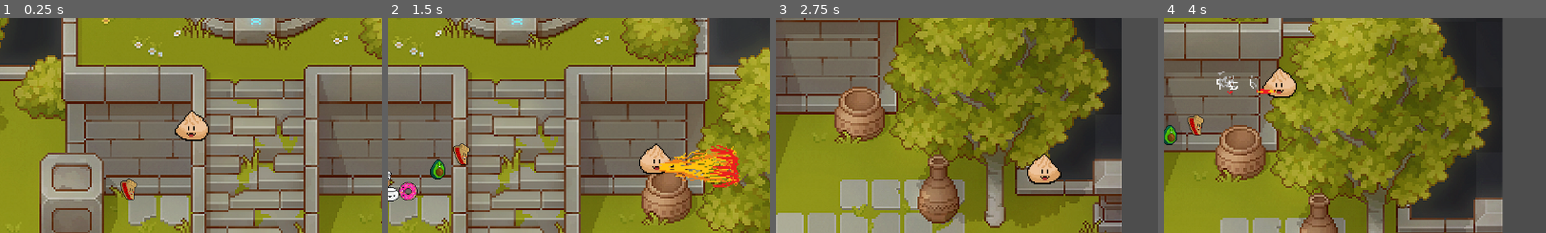
Above: before the commit, frames 1-4 (left to right).
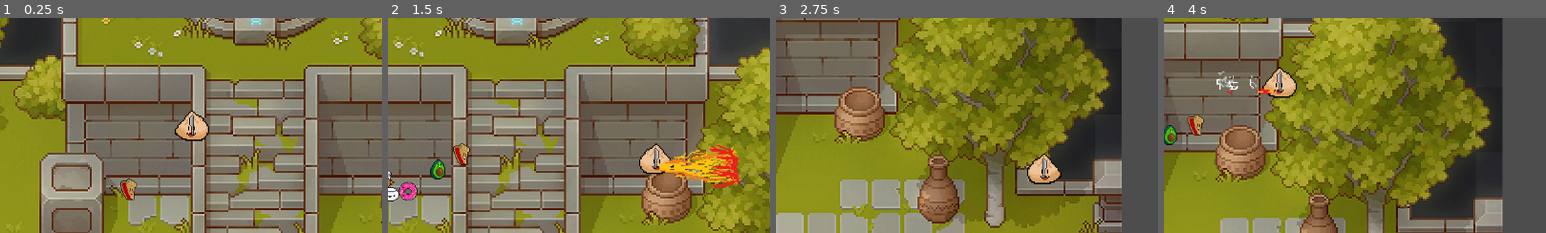
Above: after the commit, the same moments.

Repository: SteamedKoko/Gluttony
Game: Godot game, scene res://scenes/arena/arena.tscn
Same seed, same stepped clock (60 frames per second), same inputs: the game is played once before the commit and once after it.
Inputs:
- Up to frame 1 (0.25 s): no input
- Up to frame 2 (1.5 s): hold F (right) 0.53-1.28 s; hold J (dash) 0.53-1.28 s; hold Down (down) from 1.28 s (still down); tap J (dash) at 1.35 s
- Up to frame 3 (2.75 s): release Down (down) at 2.03 s; hold F (right) from 2.03 s (still down); hold J (dash) from 2.03 s (still down)
- Up to frame 4 (4 s): release F (right) at 2.78 s; release J (dash) at 2.78 s; hold Up (up) 2.78-3.53 s; tap J (dash) at 2.85 s; hold S (left) from 3.53 s (still down); hold J (dash) from 3.53 s (still down)
The pictures show only the part of the screen within x 25-75%, y 25-75%; the shares and areas given below are measured in that part.

The runs differ from the first frame. In frame 1, less than 0.1% of the frame differs, in the area x 49-51%, y 44-55%; in frame 2, less than 0.1%; in frame 3, less than 0.1%; in frame 4, less than 0.1%, in the area x 29-31%, y 24-35%.

Commit message:
sharp thingies

Diff:
--- a/entities/player/player.gd
+++ b/entities/player/player.gd
@@ -41,7 +41,6 @@
 	while current_exp >= next_level_experience:
 		current_level+=1
 		next_level_experience += pow(current_level, exp_scaling) + exp_per_level
-		print('current level ', current_level, ',current exp ', current_exp, ', next level ', next_level_experience)
 		leveled_up.emit()
 		health.take_max_health(max_health_lost_per_level)
 
@@ -51,13 +50,10 @@
 	if player_state == state.CHILLIN and dash_pressed and dash_cooldown_timer.is_stopped():
 		player_state = state.DASH
 		var direction = Input.get_vector("left", "right", "up", "down").normalized()
-		print(player_state)
-		print('dash')
 		velocity = direction * dash_velocity
 		dash_cooldown_timer.start()
 		await get_tree().create_timer(dash_timer_seconds).timeout
 		player_state = state.CHILLIN
-		print(player_state)
 
 func get_movement():
 	if player_state == state.CHILLIN:
@@ -83,7 +79,7 @@
 
 
 func _on_health_health_delpleted() -> void:
-	print('you ded')
+	pass
 	# queue_free()
 
 
--- a/entities/player/player.tscn
+++ b/entities/player/player.tscn
@@ -1,10 +1,11 @@
-[gd_scene load_steps=8 format=3 uid="uid://cetseqdkeuyvr"]
+[gd_scene load_steps=9 format=3 uid="uid://cetseqdkeuyvr"]
 
 [ext_resource type="Script" uid="uid://dbmggphqcyl8" path="res://entities/player/player.gd" id="1_abrql"]
 [ext_resource type="Texture2D" uid="uid://buj8jnnj66ub8" path="res://entities/player/sprites/v1_4frame3.png" id="1_symyc"]
 [ext_resource type="PackedScene" uid="uid://cy0ic1sihaot4" path="res://utils/hurt_box/hurt_box.tscn" id="3_sglur"]
 [ext_resource type="PackedScene" uid="uid://dtqtnwsjxg55d" path="res://utils/health/health.tscn" id="4_bls4j"]
 [ext_resource type="PackedScene" uid="uid://c66r3xjthspcv" path="res://entities/skills/fire.tscn" id="5_fkugw"]
+[ext_resource type="Script" uid="uid://bclmmp3h6fi8n" path="res://entities/skills/sharp_thingies/sharp_thingies.gd" id="6_8fjmc"]
 
 [sub_resource type="RectangleShape2D" id="RectangleShape2D_abrql"]
 size = Vector2(38, 21)
@@ -55,5 +56,9 @@
 position = Vector2(-69, 12)
 scale = Vector2(-2, 2)
 
+[node name="SharpThingies" type="Node2D" parent="."]
+script = ExtResource("6_8fjmc")
+metadata/_custom_type_script = "uid://bclmmp3h6fi8n"
+
 [connection signal="took_damage" from="HurtBox" to="." method="_on_hurt_box_took_damage"]
 [connection signal="health_delpleted" from="Health" to="." method="_on_health_health_delpleted"]
--- /dev/null
+++ b/entities/skills/sharp_thingies/sharp_thingies.gd
@@ -0,0 +1,30 @@
+class_name SharpThingies
+extends BaseSkill
+
+static var SHARP_THINGY_RESOURCES: Dictionary = {
+	SharpThingyOptions.KNOIFE: {"resource" = preload("res://entities/skills/sprites/knoife.png")},
+	SharpThingyOptions.FORK: {"resource" = preload("res://entities/skills/sprites/fork.png")},
+	SharpThingyOptions.SPORK: {"resource" = preload("res://entities/skills/sprites/spork.png")}
+}
+
+enum SharpThingyOptions {
+	KNOIFE,
+	FORK,
+	SPORK
+}
+
+var thingies: Array[SharpThingy] = []
+
+@onready var sharp_thingy_resource: PackedScene = preload("res://entities/skills/sharp_thingies/sharp_thingy.tscn")
+
+func _ready() -> void:
+	var thingy: SharpThingy = sharp_thingy_resource.instantiate()
+	print('prepping child')
+	thingy.sprite_resource = SHARP_THINGY_RESOURCES.get(SharpThingyOptions.KNOIFE).resource
+	print('adding child')
+	thingies.append(thingy)
+	self.add_child(thingy)
+
+func rotate_thingies():
+	pass
+	# thingy
--- /dev/null
+++ b/entities/skills/sharp_thingies/sharp_thingies.tscn
@@ -0,0 +1,7 @@
+[gd_scene load_steps=2 format=3 uid="uid://bkggvbuvpu275"]
+
+[ext_resource type="Script" uid="uid://yl8d3y4n64eg" path="res://entities/skills/base_skill.gd" id="1_21scr"]
+
+[node name="SharpThingies" type="Node2D"]
+script = ExtResource("1_21scr")
+metadata/_custom_type_script = "uid://yl8d3y4n64eg"
--- /dev/null
+++ b/entities/skills/sharp_thingies/sharp_thingy.gd
@@ -0,0 +1,8 @@
+class_name SharpThingy
+extends Attack
+
+var sprite_resource: Resource
+
+func _ready() -> void:
+	var sprite: Sprite2D = $Sprite2D
+	sprite.texture = sprite_resource
--- /dev/null
+++ b/entities/skills/sharp_thingies/sharp_thingy.tscn
@@ -0,0 +1,16 @@
+[gd_scene load_steps=3 format=3 uid="uid://druqsjvub1osa"]
+
+[ext_resource type="Script" uid="uid://mrx24doqa8im" path="res://entities/skills/sharp_thingies/sharp_thingy.gd" id="1_ucefh"]
+
+[sub_resource type="RectangleShape2D" id="RectangleShape2D_eaaxj"]
+size = Vector2(24.7393, 20)
+
+[node name="SharpThingy" type="Area2D"]
+script = ExtResource("1_ucefh")
+metadata/_custom_type_script = "uid://1ab276wrgw0r"
+
+[node name="Sprite2D" type="Sprite2D" parent="."]
+
+[node name="CollisionShape2D" type="CollisionShape2D" parent="."]
+scale = Vector2(0.242529, 1.43013)
+shape = SubResource("RectangleShape2D_eaaxj")
--- a/utils/attack/attack.gd
+++ b/utils/attack/attack.gd
@@ -4,7 +4,8 @@
 enum DAMAGE_TYPE {
 	NONE,
 	FIRE,
-	LIGHTNING
+	LIGHTNING,
+	SHARP_THINGY
 }
 
 @export var damage: float = 50
--- a/utils/health/health.gd
+++ b/utils/health/health.gd
@@ -10,7 +10,6 @@
 
 func take_health(amount_to_decrease: float):
 	health = maxf(0, health - amount_to_decrease)
-	print(health)
 	if health == 0:
 		health_delpleted.emit()
 
--- a/utils/hurt_box/hurt_box.gd
+++ b/utils/hurt_box/hurt_box.gd
@@ -10,7 +10,6 @@
 
 func receive_damage(damage: float):
 	if monitoring:
-		print('ow ', damage)
 		iframes()
 		health.take_health(damage)
 		took_damage.emit()
@@ -20,7 +19,6 @@
 	if damage_source_dictionary.has(key):
 		return
 
-	print('add ', key, ' to dictionary')
 	damage_source_dictionary[key] = 0
 	var dmg_timer: SceneTreeTimer = get_tree().create_timer(dmg_cooldown)
 	dmg_timer.timeout.connect(remove_damage_timeout.bind(key))
@@ -28,7 +26,6 @@
 
 
 func remove_damage_timeout(key: String):
-	print('remove ', key, ' from dictionary')
 	damage_source_dictionary.erase(key)
 
 
Not shown, added: entities/skills/sharp_thingies/sharp_thingies.gd.uid
Not shown, added: entities/skills/sharp_thingies/sharp_thingy.gd.uid
Binary file added: entities/skills/sprites/fork.png
Not shown, added: entities/skills/sprites/fork.png.import
Binary file added: entities/skills/sprites/knoife.png
Not shown, added: entities/skills/sprites/knoife.png.import
Binary file added: entities/skills/sprites/spork.png
Not shown, added: entities/skills/sprites/spork.png.import
Not shown, changed: todo
